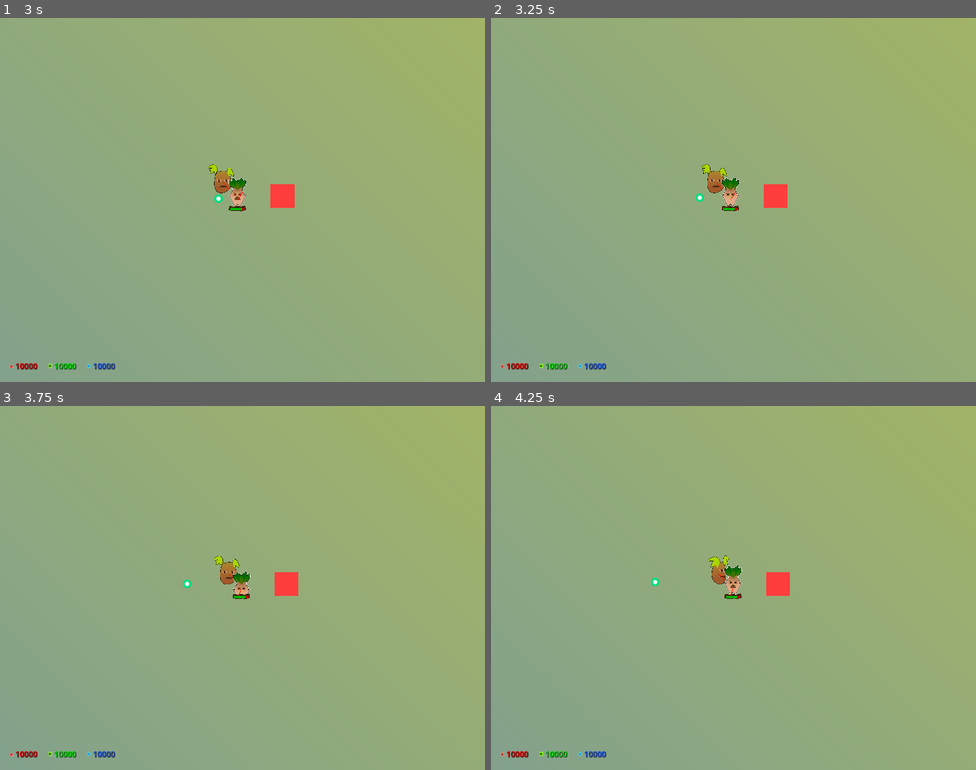
Above: before the commit, frames 1-4 (two rows, left to right).
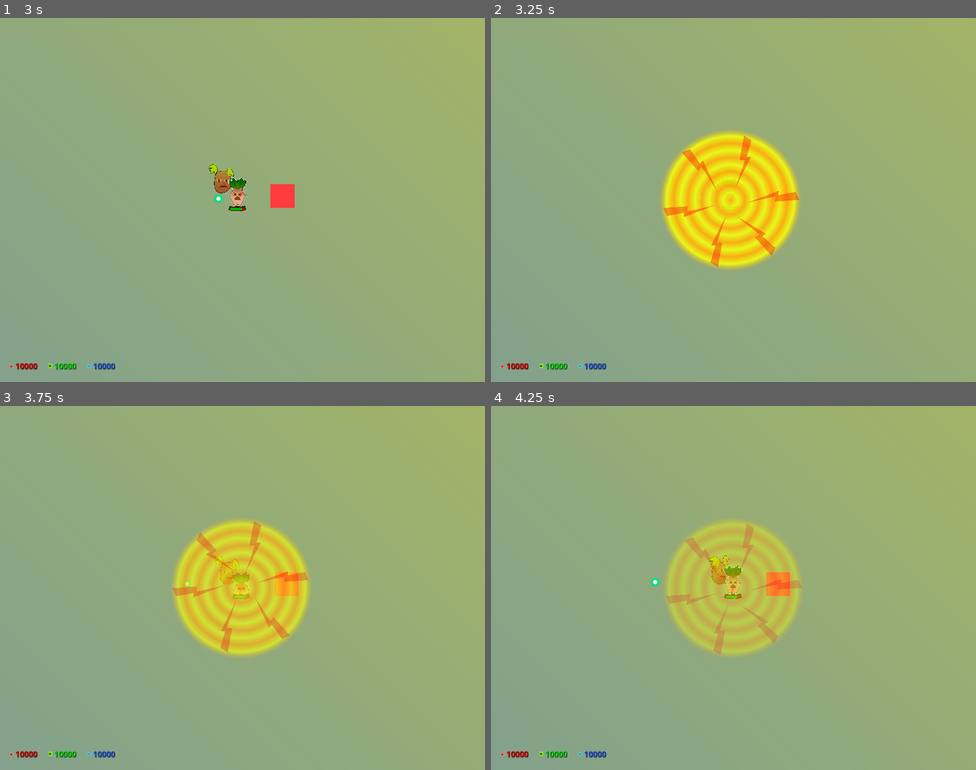
Above: after the commit, the same moments.

Repository: Zereijin/GGJ2023
Game: Godot game, scene res://main_menu/main_menu.tscn
The game is run twice, just before and just after one commit, with the same random seed, the same clock (stepped at 60 frames per second) and the same inputs.
Inputs (mouse positions are in pixels of both pictures, inside the frame that each line leads up to):
- Up to frame 1 (3 s): click "Play" at 0.5 s; move the mouse to (349, 181) at 1.27 s; press the mouse at (349, 181) at 1.28 s; hold D (right) 1.28-2.03 s; move the mouse to (145, 218) at 2.02 s; release the mouse at (145, 218) at 2.03 s; hold S (down) 2.03-2.78 s; click (145, 218) at 2.1 s; move the mouse to (291, 119) at 2.77 s; press the mouse at (291, 119) at 2.78 s; hold D (right) from 2.78 s (still down)
- Up to frame 2 (3.25 s): keep holding D (right)
- Up to frame 3 (3.75 s): move the mouse to (218, 660) at 3.52 s; release D (right) at 3.53 s; release the mouse at (218, 660) at 3.53 s; hold W (up) from 3.53 s (still down); click (218, 660) at 3.6 s
- Up to frame 4 (4.25 s): keep holding W (up)

Frame 1 is identical in both runs. In frame 2, 8.6% of the frame differs, in the area x 35-64%, y 31-70%; in frame 3, 8.4%; in frame 4, 8.1%.

Commit message:
Add scream attack visuals

Diff:
--- a/game/player/player.gd
+++ b/game/player/player.gd
@@ -89,6 +89,10 @@
 @export var r_resources: int = 50
 @export var g_resources: int = 50
 @export var b_resources: int = 50
+
+## The prefab for the scream attack
+@export
+var scream_attack : PackedScene
 
 ## Whether the player is currently burrowed
 var burrowed := false
@@ -198,6 +202,10 @@
 
 func _burrow_animation_finished(name: StringName) -> void:
 	if name == &"unburrow":
+		var attack := scream_attack.instantiate() as Node2D
+		attack.scale = scream_indicator.scale
+		attack.position = position
+		get_parent().add_child(attack)
 		_scream_charge = 0.0
 
 
--- a/game/player/player.tscn
+++ b/game/player/player.tscn
@@ -1,8 +1,9 @@
-[gd_scene load_steps=29 format=3 uid="uid://fsgx46hh0sib"]
+[gd_scene load_steps=30 format=3 uid="uid://fsgx46hh0sib"]
 
 [ext_resource type="PackedScene" path="res://game/plant.tscn" id="1_5nkbc"]
 [ext_resource type="Script" path="res://game/player/player.gd" id="2_8fw0q"]
 [ext_resource type="Script" path="res://game/camera.gd" id="3_64l3u"]
+[ext_resource type="PackedScene" uid="uid://cs6nl4tqi4vcr" path="res://game/player/scream_attack.tscn" id="3_dft7i"]
 [ext_resource type="Texture2D" uid="uid://dlycheruv6rak" path="res://game/player/sprites/mandragora_south1.png" id="3_dsehg"]
 [ext_resource type="Texture2D" uid="uid://dfv5vbo8e48vc" path="res://game/player/sprites/mandragora_south2.png" id="4_hursm"]
 [ext_resource type="PackedScene" path="res://game/player/projectile.tscn" id="5_excqi"]
@@ -378,6 +379,7 @@
 r_resources = 10000
 g_resources = 10000
 b_resources = 10000
+scream_attack = ExtResource("3_dft7i")
 
 [node name="Sprite" parent="." index="0"]
 sprite_frames = SubResource("SpriteFrames_felws")
--- /dev/null
+++ b/game/player/scream_attack.gd
@@ -0,0 +1,24 @@
+extends Area2D
+
+## How long, in seconds, the attack stays visible on the screen
+@export_range(0, 100)
+var fade_time := 2.0
+
+## How fast, in radians per second, the attack spins
+@export_range(0, 10 * TAU)
+var spin_speed := TAU
+
+
+func _ready() -> void:
+	create_tween().set_loops().bind_node(self) \
+		.tween_property($Sprite, "rotation", spin_speed, 1.0).as_relative()
+	var tween := create_tween().bind_node(self)
+	tween.tween_property($Sprite, "modulate", Color(1, 1, 1, 0), fade_time)
+	# Wait for two physics frames, one for this object to start existing and another for the list of
+	# overlaps to be generated.
+	await get_tree().physics_frame
+	await get_tree().physics_frame
+	for target in get_overlapping_bodies():
+		pass
+	await tween.finished
+	queue_free()
--- /dev/null
+++ b/game/player/scream_attack.tscn
@@ -0,0 +1,20 @@
+[gd_scene load_steps=4 format=3 uid="uid://cs6nl4tqi4vcr"]
+
+[ext_resource type="Texture2D" uid="uid://b8uk0n3ajqo0m" path="res://game/player/sprites/scream_attack.png" id="1_clylg"]
+[ext_resource type="Script" path="res://game/player/scream_attack.gd" id="1_cqxbf"]
+
+[sub_resource type="CircleShape2D" id="CircleShape2D_c532x"]
+radius = 0.5
+
+[node name="ScreamAttack" type="Area2D"]
+z_index = 1
+collision_layer = 0
+collision_mask = 2
+script = ExtResource("1_cqxbf")
+
+[node name="CollisionShape" type="CollisionShape2D" parent="."]
+shape = SubResource("CircleShape2D_c532x")
+
+[node name="Sprite" type="Sprite2D" parent="."]
+scale = Vector2(0.001, 0.001)
+texture = ExtResource("1_clylg")
